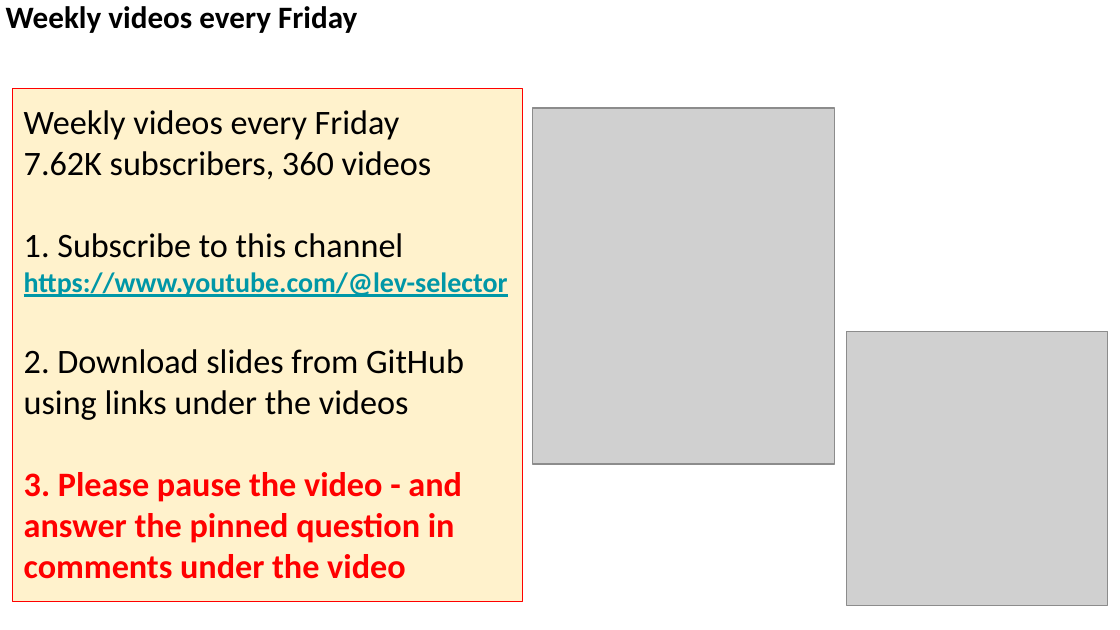
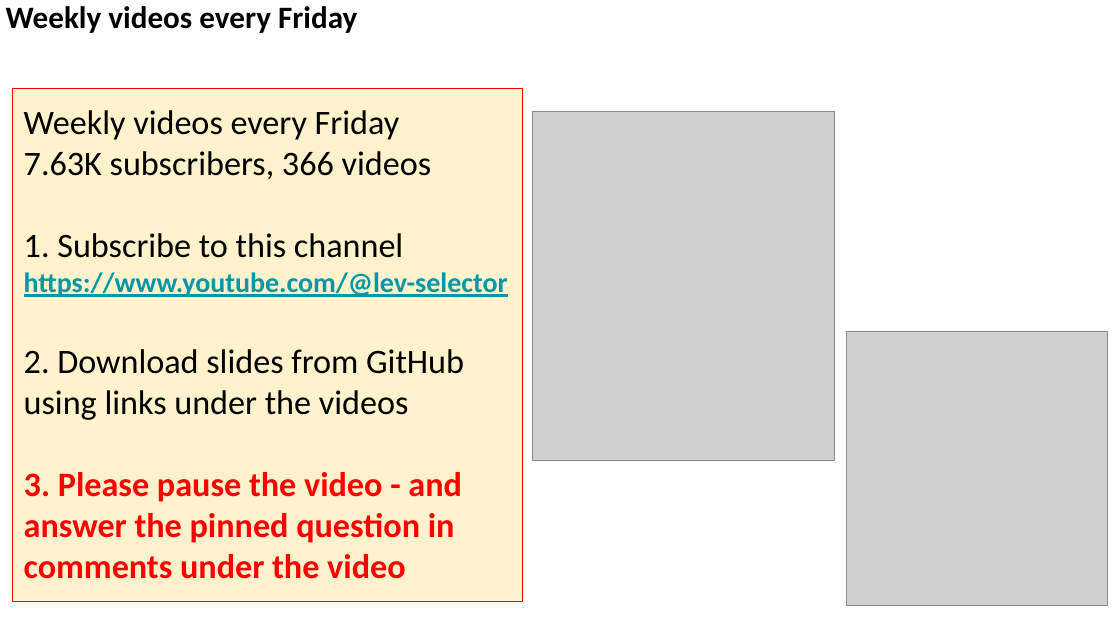
Before and after one commit to lselector/seminar, a slide deck: slide 11 of 2026/2026-10-16-AI-News.pptx (slide 9 before the commit). Drawn at 1120x630 pixels with LibreOffice and Linux fonts; fonts in the diff are those of the drawing; grey boxes stand for pictures. Boxes give left, top, right and bottom in pixels: in the first picture for what was removed or moved away, otherwise in the second. Text is boxed around its words. In the diff, an @@ line names an element or a change of style, - is before the commit and + after.

```diff
--- a/2026/2026-10-16-AI-News.pptx
+++ b/2026/2026-10-16-AI-News.pptx
@@ picture: place and size @@
-picture at [533, 108, 834, 464]
+picture at [533, 112, 834, 460]
@@ text in rectangle at [24, 151, 432, 179]: text changed @@
-7.62K subscribers, 360 videos
+7.63K subscribers, 366 videos
```
Also in this commit, not shown: 12 other slides changed, 5 slides added.
